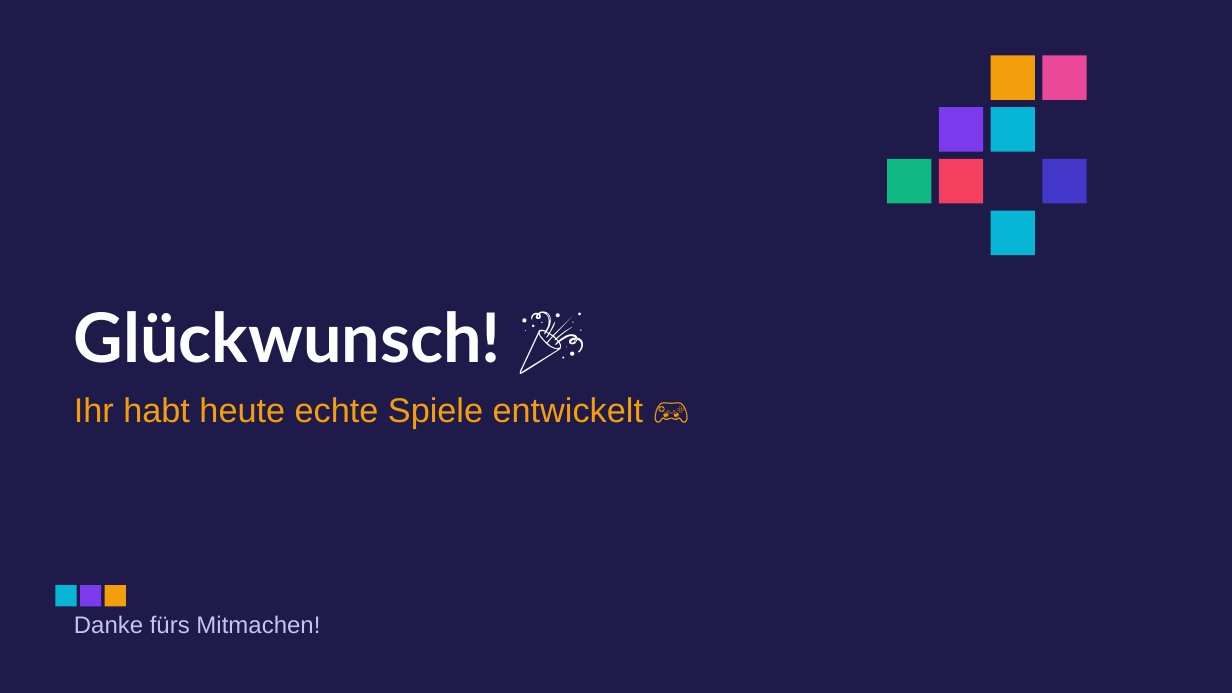
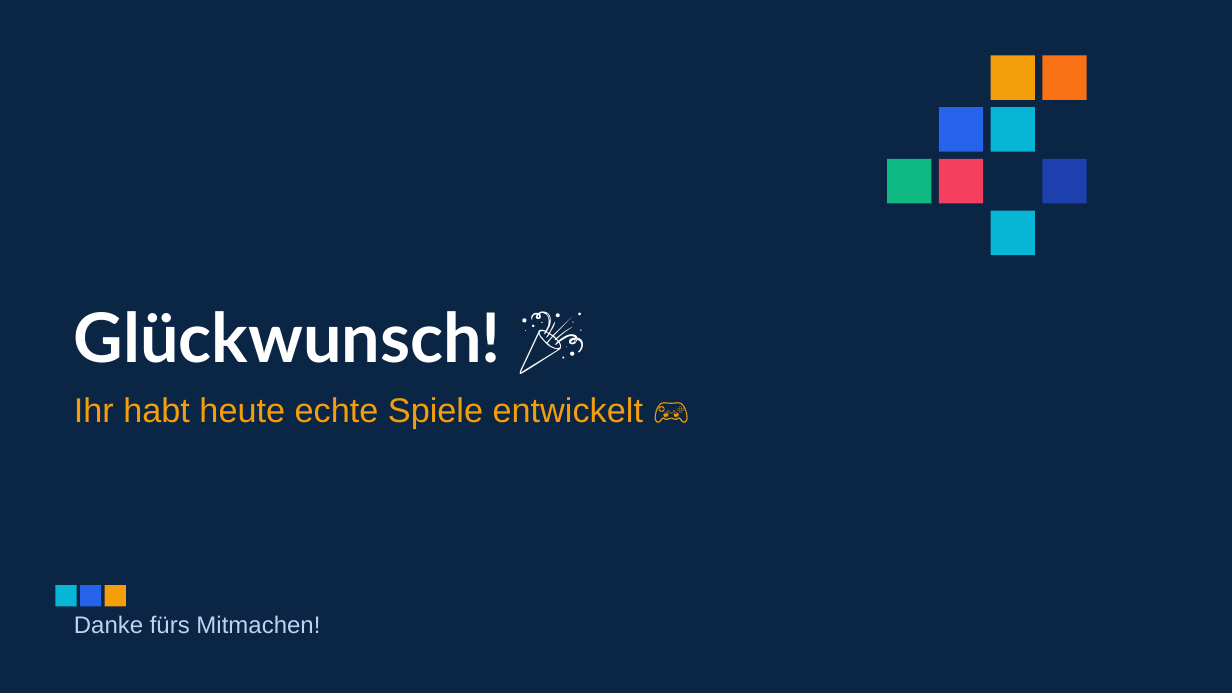
Before and after one commit to Robsbaer/monte26, a slide deck: slide 33 of Dokumente/Folien.pptx. Drawn at 1232x693 pixels with LibreOffice and Linux fonts; fonts in the diff are those of the drawing. Boxes give left, top, right and bottom in pixels: in the first picture for what was removed or moved away, otherwise in the second. Text is boxed around its words. In the diff, an @@ line names an element or a change of style, - is before the commit and + after.

```diff
--- a/Dokumente/Folien.pptx
+++ b/Dokumente/Folien.pptx
@@ background #1E1B4B to #0B2545 @@
@@ rectangle at (1042, 55, 1087, 100): fill #EC4899 to #F97316 @@
@@ rectangle at (939, 107, 983, 152): fill #7C3AED to #2563EB @@
@@ rectangle at (1042, 159, 1087, 203): fill #4338CA to #1E40AF @@
@@ rectangle at (80, 585, 101, 606): fill #7C3AED to #2563EB @@
@@ text "Danke fürs Mitmachen!" at (74, 615, 320, 633): text colour #C7C2F0 to #BFD3EE @@
```
Also in this commit, not shown: 31 other slides changed, 7 other files.
